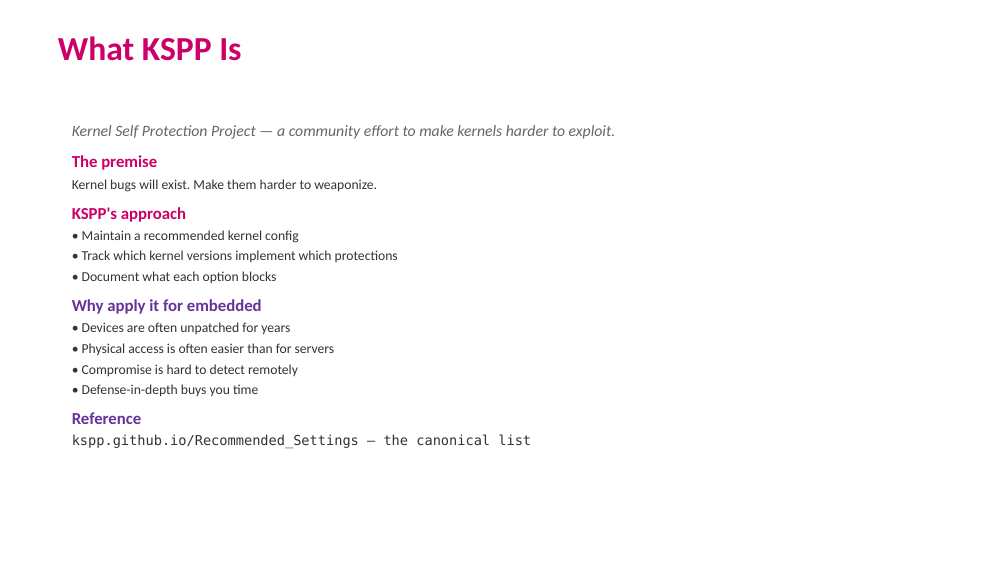
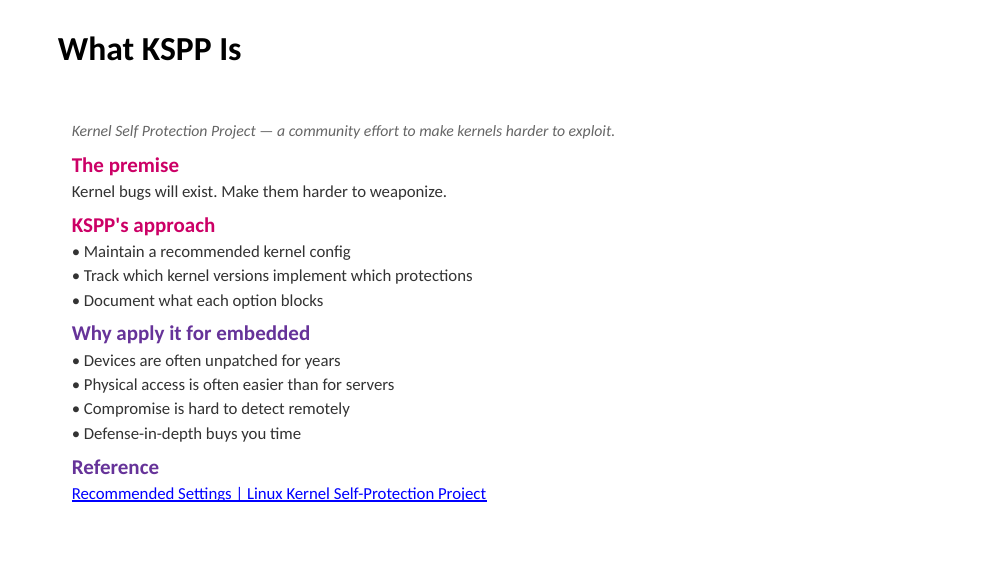
Before and after one commit to EmertxeInfoTech/Allegion-Training-Materials, a slide deck: slide 3 of yocto_training_all_session_decks/session_decks/D3S2_Kernel_Hardening.pptx. Drawn at 1008x567 pixels with LibreOffice and Linux fonts; fonts in the diff are those of the drawing; background and template pictures are left out. Boxes give left, top, right and bottom in pixels: in the first picture for what was removed or moved away, otherwise in the second. Text is boxed around its words. In the diff, an @@ line names an element or a change of style, - is before the commit and + after.

Commit message:
Updated Day 3 documents

```diff
--- a/yocto_training_all_session_decks/session_decks/D3S2_Kernel_Hardening.pptx
+++ b/yocto_training_all_session_decks/session_decks/D3S2_Kernel_Hardening.pptx
@@ title "What KSPP Is" at bbox=[58, 36, 241, 61]: text colour #CC0066 to #000000 @@
@@ text at bbox=[72, 157, 473, 474]: size 16 to 20 pt in "The premise", "KSPP's approach", "Why apply it for embedded", "Reference"; size 13 to 16 pt in "Kernel bugs will exist. Make them harder ...", "• Maintain a recommended kernel config", "• Track which kernel versions implement which ...", "• Document what each option blocks" and 4 more places @@
@@ text at bbox=[72, 487, 486, 502]: text changed; size 13 to 16 pt; font DejaVu Sans Mono to Calibri; text colour #333333 to #0000FF @@
-kspp.github.io/Recommended_Settings — the canonical list
+Recommended Settings | Linux Kernel Self-Protection Project
```
Also in this commit, not shown: 8 other slides changed, 6 other files.
